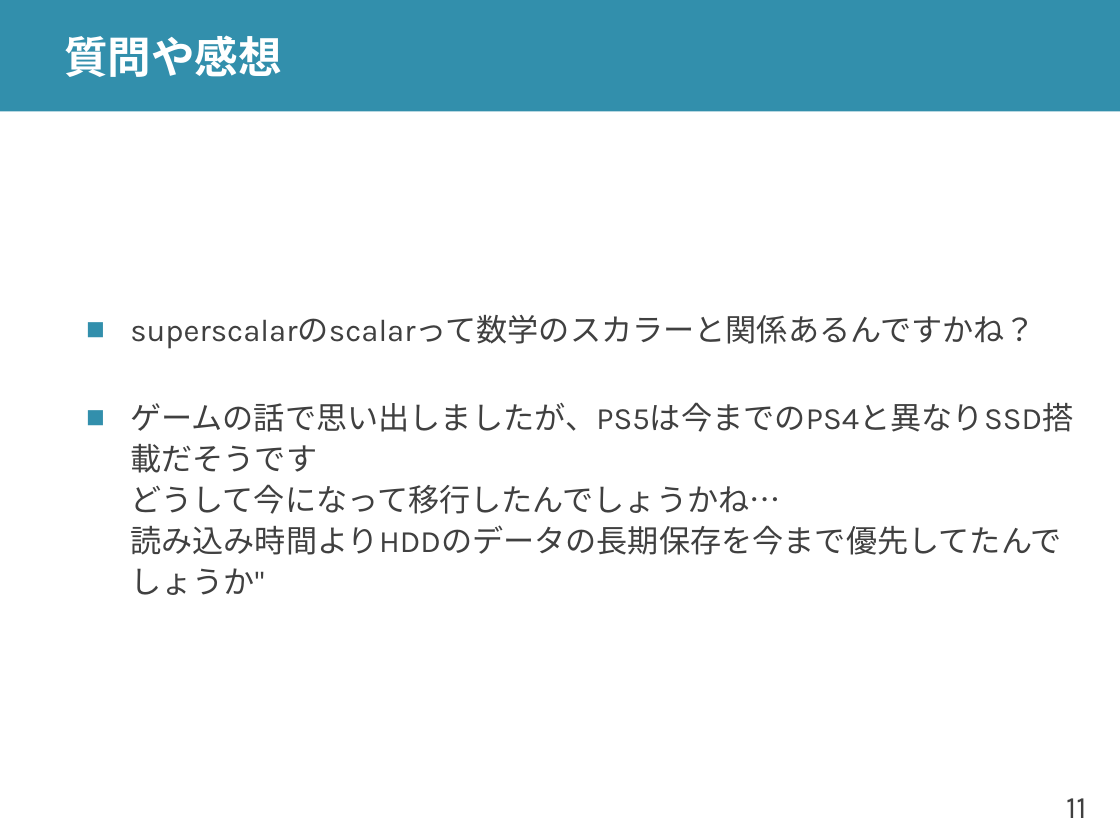
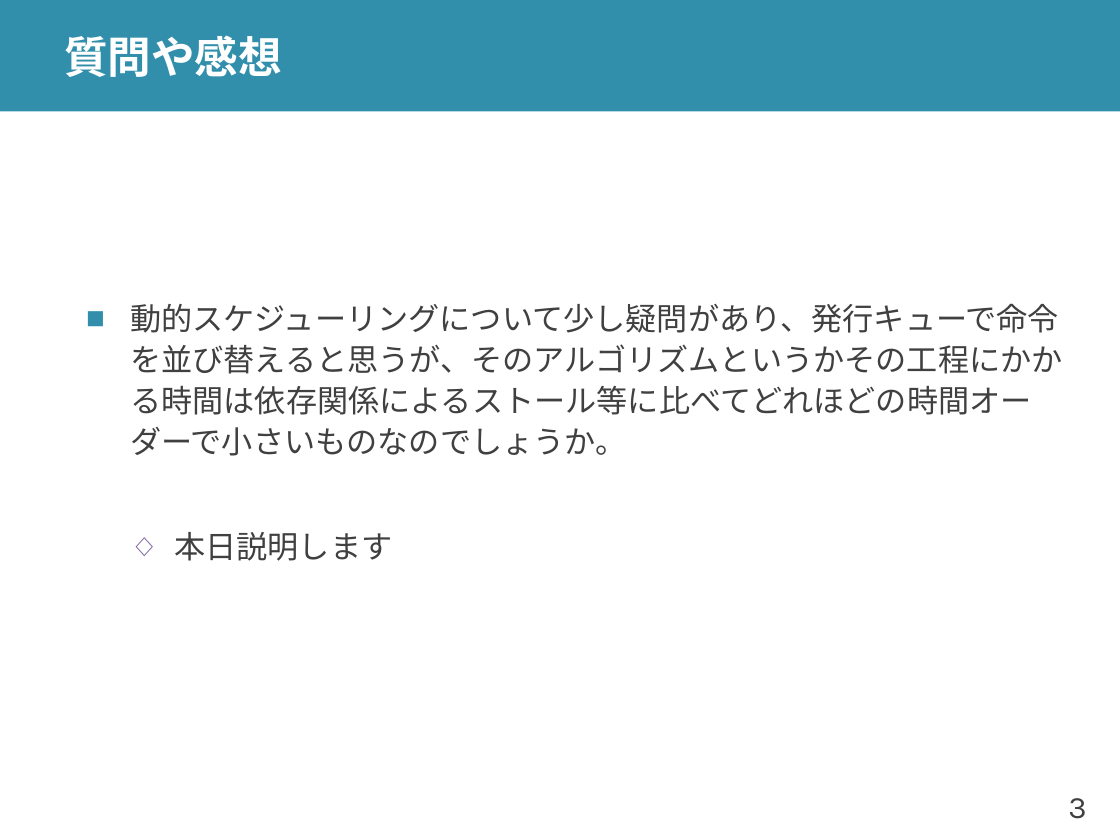
Before and after one commit to shioyadan/advanced-computer-organization, a slide deck: slide 3 of aco-shioya-09.pptx (slide 11 before the commit). Drawn at 1120x840 pixels with LibreOffice and Linux fonts; fonts in the diff are those of the drawing. Boxes give left, top, right and bottom in pixels: in the first picture for what was removed or moved away, otherwise in the second. Text is boxed around its words. In the diff, an @@ line names an element or a change of style, - is before the commit and + after.

```diff
--- a/aco-shioya-09.pptx
+++ b/aco-shioya-09.pptx
@@ text at [130, 303, 1062, 561]: text changed @@
-■ superscalarのscalarって数学のスカラーと関係あるんですかね？
-■ ゲームの話で思い出しましたが、PS5は今までのPS4と異なりSSD搭載だそうです
-  どうして今になって移行したんでしょうかね…
-  読み込み時間よりHDDのデータの長期保存を今まで優先してたんでしょうか"
+■ 動的スケジューリングについて少し疑問があり、発行キューで命令を並び替えると思うが、そのアルゴリズムというかその工程にかかる時間は依存関係によるストール等に比べてどれほどの時間オーダーで小さいものなのでしょうか。
+  ◇ 本日説明します
@@ page number at [1068, 798, 1086, 819]: text changed @@
-11
+3
```
Also in this commit, not shown: 12 other slides changed, 11 slides added, 3 slides removed, 2 other files.
